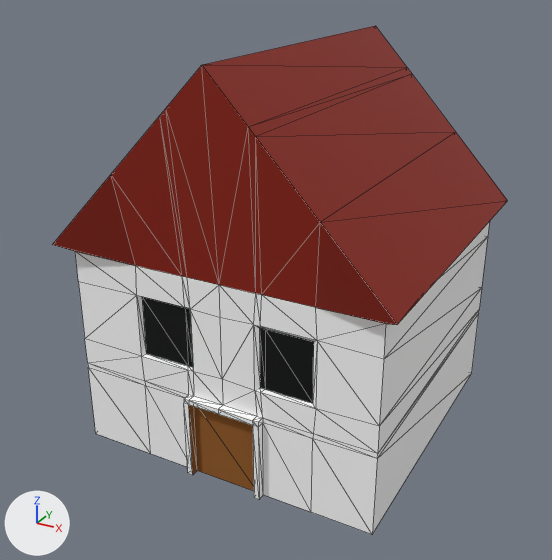
A saved change to the glTF model apps/tiles/assets/House.glb.
One viewpoint serves both versions: a 50 mm lens placed at (2.14, -4.19, 3.03), pointed at (-0.07, -0.16, 1.02). Lighting does not change. The marker at lower left points along +X, +Y and +Z. Mesh edges are drawn as thin lines. Where no turn or scale is listed for an object, it has been applied to the vertices. Vertices at the same position are counted once.

Before the edit, the objects in view are built like this:
```python
mat_material = principled_material('Material')
mat_material.base_color = (1.0, 1.0, 1.0)  # white #ffffff
mat_material.roughness = 0.4
mat_material_002 = principled_material('Material.002')
mat_material_002.base_color = (0.0162, 0.0174, 0.0172)  # black #222423
mat_material_002.metallic = 0.6
mat_material_002.roughness = 0.1
me_cube = bpy.data.meshes.new('Cube')
me_cube.from_pydata(...)  # 152 vertices, 298 faces; spans x -1.09..1.09, y -1.09..1.09, z -0.66..1.83
# faces by material slot: [232, 52, 8, 6]
me_cube.materials.append(mat_material)  # white #ffffff
me_cube.materials.append(mat_material_001)  # red #8f1b00
me_cube.materials.append(mat_material_002)  # black #222423
me_cube.materials.append(mat_material_003)  # brown #90581f
ob_cube = bpy.data.objects.new('Cube', me_cube)
ob_cube.location = (0.0, 0.0, 0.676)
```
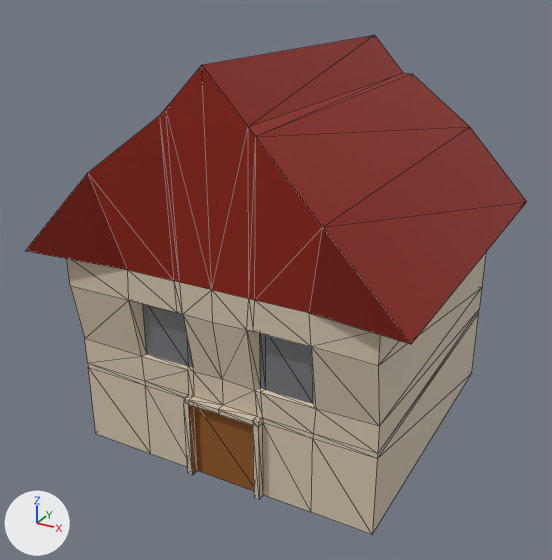
Diff of the bpy script that builds the scene:
```diff
--- a/apps/tiles/assets/House.glb.py
+++ b/apps/tiles/assets/House.glb.py
@@ mat_material @@
 mat_material = principled_material('Material')
-mat_material.base_color = (1.0, 1.0, 1.0)  # white #ffffff
+mat_material.base_color = (0.668, 0.564, 0.427)  # beige #d5c6af
 mat_material.roughness = 0.4
@@ mat_material_002 @@
 mat_material_002 = principled_material('Material.002')
-mat_material_002.base_color = (0.0162, 0.0174, 0.0172)  # black #222423
+mat_material_002.base_color = (0.315, 0.326, 0.346)  # grey #989b9f
 mat_material_002.metallic = 0.6
@@ me_cube @@
 # used by ob_cube; location = (0.0, 0.0, 0.676)
-me_cube.from_pydata(...)  # 152 vertices, 298 faces; spans x -1.09..1.09, y -1.09..1.09, z -0.66..1.83
+me_cube.from_pydata(...)  # 152 vertices, 298 faces; spans x -1.2..1.2, y -1.2..1.2, z -0.66..1.83
+# me_cube part 1: 32 of 152 vertices moved; they spanned x -1.09..1.09, y -1.09..1.09, z 0.46..1.83 and now span x -1.2..1.2, y -1.2..1.2, z 0.46..1.77; mean shift (0.0, -0.04, 0.0); largest move (-1.09, 1.09, 0.72) -> (-1.2, 1.2, 0.69)
 me_cube.materials.append(mat_material)
```

Changed parts and their boxes (x1, y1, x2, y2) in the pictures (552 x 560 px; the box of a moved part takes in the faces that stretch with it):
'Cube', recoloured, reshaped (10% wider): before (53, 26, 508, 534); after (26, 35, 527, 534)
part 1 of me_cube, moved or reshaped: before (53, 26, 508, 426); after (26, 35, 527, 426)
